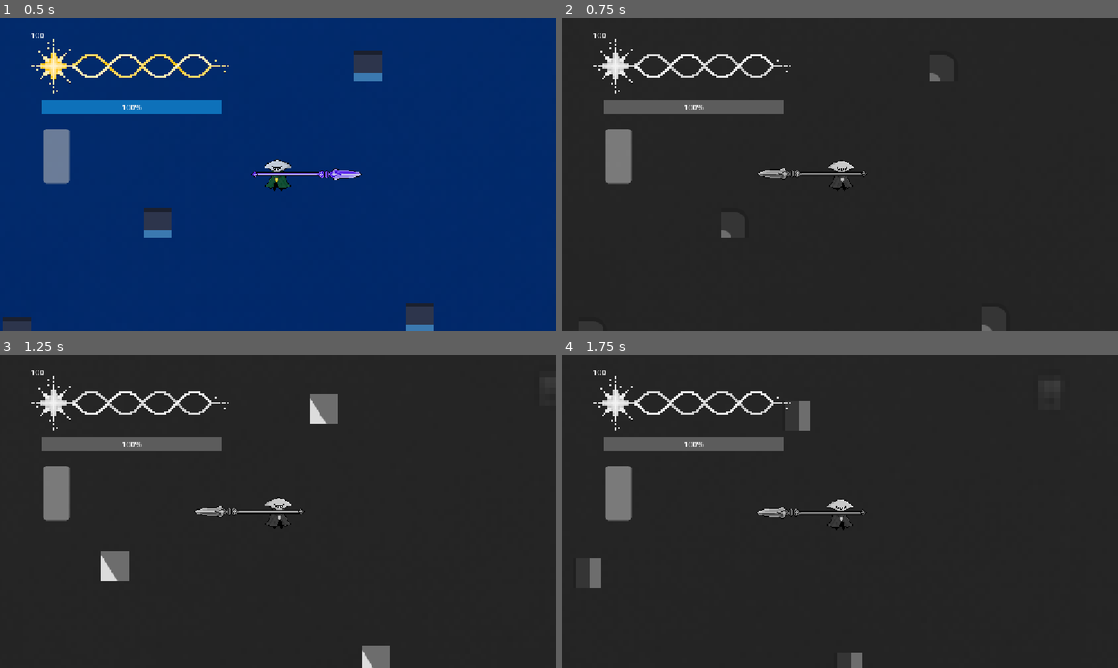
Above: before the commit, frames 1-4 (two rows, left to right).
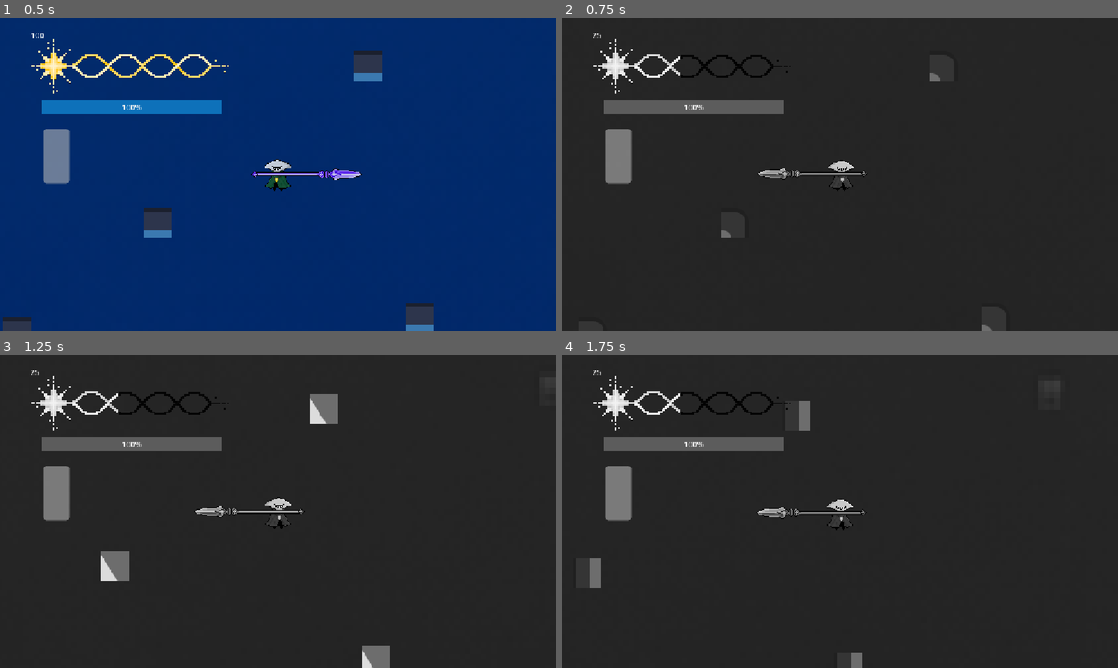
Above: after the commit, the same moments.

Repository: CommanderTuna999/Istem-project-V4
Game: Godot game, scene res://Scenes/Game.tscn
Two runs of this game, one before a commit and one after it. Both use one fixed random seed, a clock stepped at 60 frames per second and the inputs below. The engine's default icon, where the game draws it, is replaced by a stand-in: a white triangle on a blue panel in a dark square.
Inputs (mouse positions are in pixels of both pictures, inside the frame that each line leads up to):
- Up to frame 1 (0.5 s): no input
- Up to frame 2 (0.75 s): move the mouse to (962, 158) at 0.52 s; hold D (Right) from 0.53 s (still down); tap E (Ability) at 0.6 s
- Up to frame 3 (1.25 s): keep holding D (Right); tap W (Up) at 0.77 s; tap Space (Harpoon) at 0.8 s
- Up to frame 4 (1.75 s): keep holding D (Right); move the mouse to (728, 527) at 1.27 s; tap Space (Harpoon) at 1.35 s; tap W (Up) at 1.52 s; tap E (Ability) at 1.55 s

Frame 1 is identical in both runs. In frame 2, 0.4% of the frame differs, in the area x 5-42%, y 4-20%; in frame 3, 0.4%; in frame 4, 0.4%.

Commit message:
timestop changes
changes:
- timestop now stops healing and shield recharge
- dunno how to make it work in level 01

Diff:
--- a/istem project v3 game (testing new repo)/Scripts/player.gd
+++ b/istem project v3 game (testing new repo)/Scripts/player.gd
@@ -572,7 +572,7 @@
 		return 10 * total_defence_increase
 var total_defence_increase = 1.0
 
-var current_health = 1000
+@export var current_health = 1000
 var damage_occuring = false
 var iframe_duration = 0.9
 var starsaveused = false
@@ -811,15 +811,20 @@
 
 
 func _on_heal_timer_timeout() -> void:
-	if can_heal and current_health < max_health:
-		current_health += heal_per_second
-		current_health = min(current_health, max_health)
+	if TimeStop.time_stop_active == false:
+		if can_heal and current_health < max_health:
+			current_health += heal_per_second
+			current_health = min(current_health, max_health)
 
 
 func _on_shield_recharge_delay_timeout() -> void:
+	if TimeStop.time_stop_active == true:
+		return
 	shield_can_recharge = true
 
 func _on_shield_recharge_timer_timeout() -> void:
+	if TimeStop.time_stop_active == true:
+		return
 	if !shield_can_recharge:
 		return
 	if current_health < max_health:
@@ -827,6 +832,7 @@
 	if shield_health >= shield_max_health:
 		return
 	if shield_can_recharge:
-		shield_health += shield_max_health * shield_recharge
-		shield_health = min(shield_health, shield_max_health)
-		update_shield_bar()
+		if TimeStop.time_stop_active == false:
+			shield_health += shield_max_health * shield_recharge
+			shield_health = min(shield_health, shield_max_health)
+			update_shield_bar()
--- a/istem project v3 game (testing new repo)/Scripts/starfish.gd
+++ b/istem project v3 game (testing new repo)/Scripts/starfish.gd
@@ -17,7 +17,8 @@
 
 
 func _process(_delta):
-
+	if TimeStop.time_stop_active == true:
+		return
 
 	if current_health <= 0:
 		queue_free()
--- a/istem project v3 game (testing new repo)/Scripts/time_stop.gd
+++ b/istem project v3 game (testing new repo)/Scripts/time_stop.gd
@@ -1,5 +1,6 @@
 extends Node
 
+@onready var player = get_tree().get_first_node_in_group("player")
 @export var time_stop_active = false
 var time_stop_cooldown = false
 var ability = "timestop"
@@ -14,6 +15,7 @@
 	time_stop_cooldown = true
 	print("Time Stop is active.")
 	get_node("/root/Game/TimeStopFilter/ColorRect").visible = true
+	player.current_health *= 0.5
 	await get_tree().create_timer(6.0).timeout
 	get_node("/root/Game/TimeStopFilter/ColorRect").visible = false
 	time_stop_active = false
